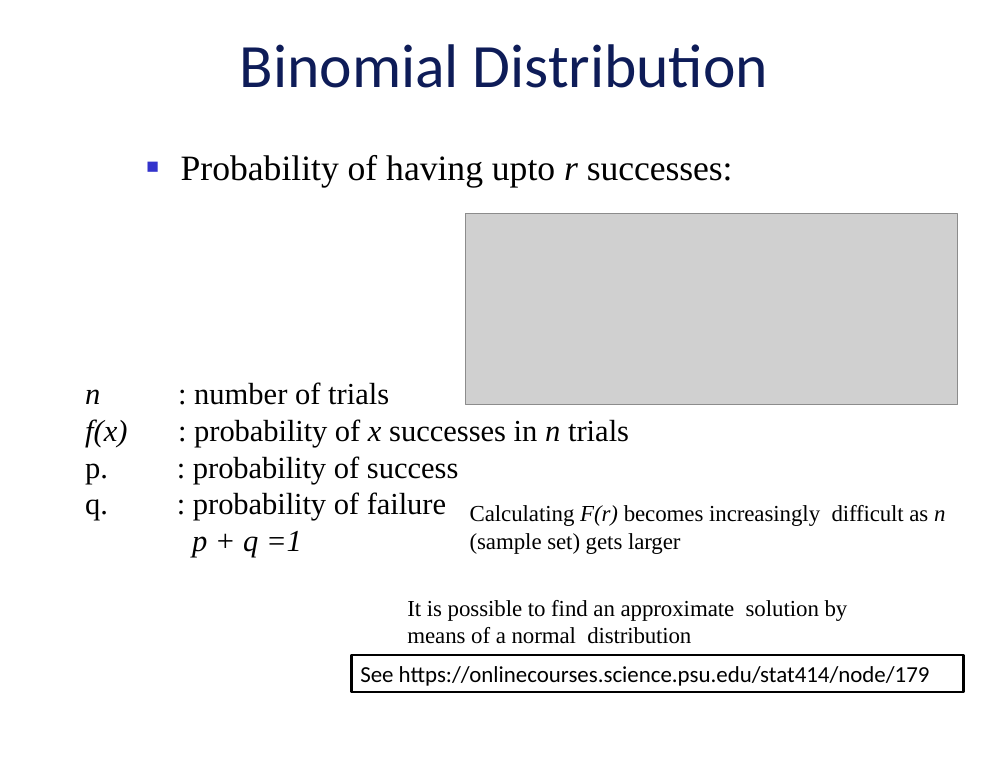
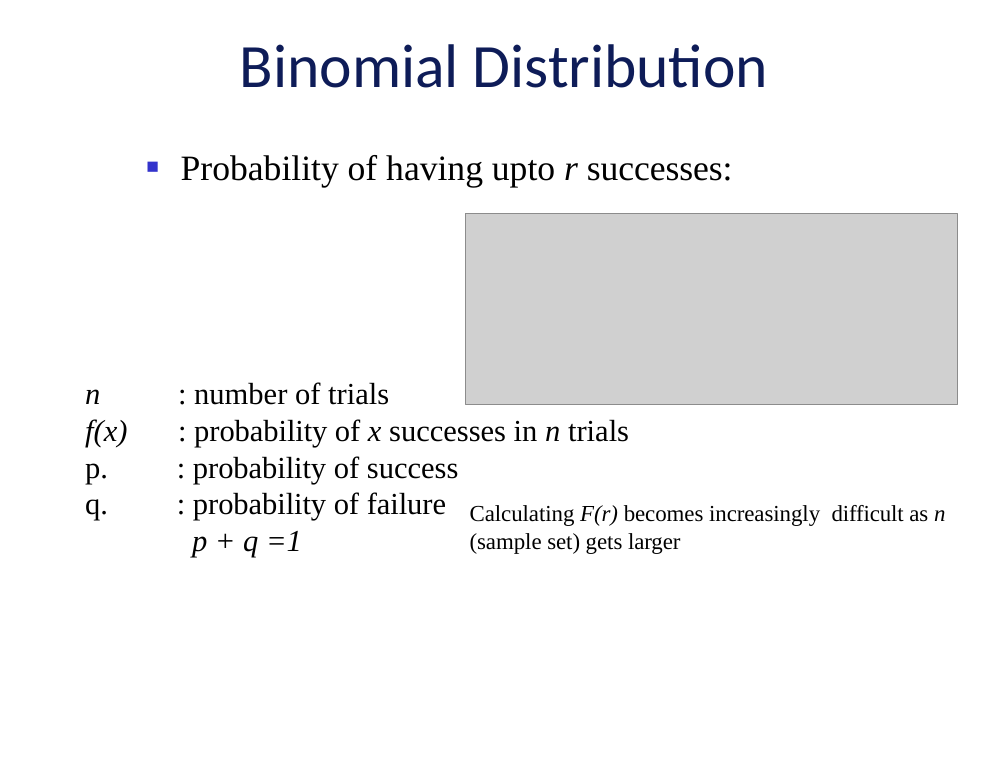
Before and after one commit to vu-resilient-distributed-systems/lectures-fall-2019, a slide deck: slide 18 of Module-3-reliability/02_02-reliabilityConcepts-2.pptx (slide 15 before the commit). Drawn at 1008x779 pixels with LibreOffice and Linux fonts; fonts in the diff are those of the drawing; grey boxes stand for pictures; background and template pictures are left out. Boxes give left, top, right and bottom in pixels: in the first picture for what was removed or moved away, otherwise in the second. Text is boxed around its words. In the diff, an @@ line names an element or a change of style, - is before the commit and + after.

Commit message:
updated

```diff
--- a/Module-3-reliability/02_02-reliabilityConcepts-2.pptx
+++ b/Module-3-reliability/02_02-reliabilityConcepts-2.pptx
@@ text removed at (x1=407, y1=600, x2=848, y2=644) @@
-It is possible to find an approximate solution by means of a normal distribution
@@ rectangle removed at (x1=351, y1=655, x2=963, y2=692) @@
-See https://onlinecourses.science.psu.edu/stat414/node/179
```
Also in this commit, not shown: 7 other slides changed, 4 slides added, 1 slide removed.
